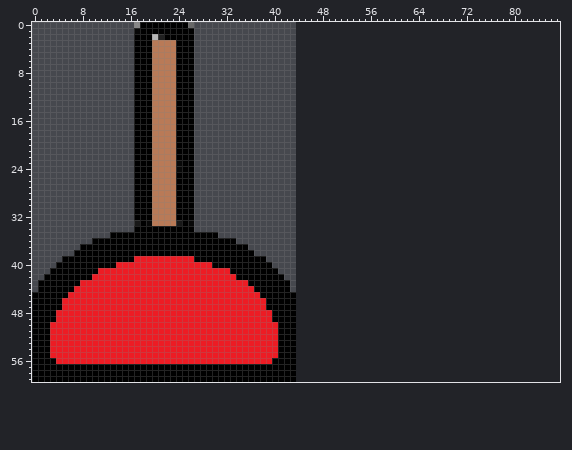
Two versions of one sprite sheet, crayondungeon/images/plunger.png. The picture above is the old version.
The file is 44x60 pixels. Colours within 5 levels of each other are drawn and written as one. The old version is drawn lined up with the new one, on the new canvas.
The result:
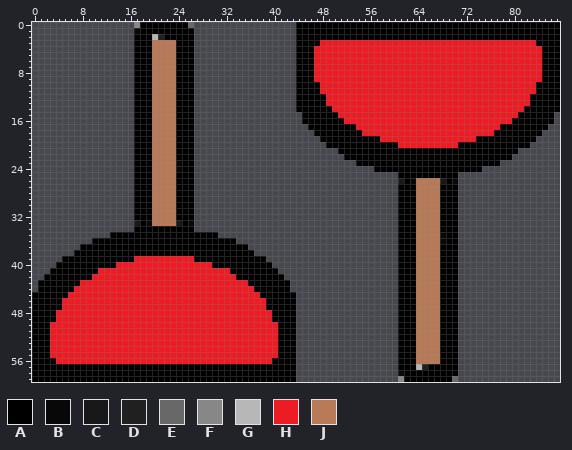
Palette (. is transparent): A #000000  B #080808  C #181818  D #202020  E #686868  F #878787  G #b7b7b7  H #ed1c24  J #b97a57
Edits made:
canvas 44x60 -> 88x60
y 0..2: x 44..87 ............................................ -> AAAAAAAAAAAAAAAAAAAAAAAAAAAAAAAAAAAAAAAAAAAA
y 3: x 44..87 ............................................ -> AAAAHHHHHHHHHHHHHHHHHHHHHHHHHHHHHHHHHHHHAAAA
y 4..9: x 44..87 ............................................ -> AAAHHHHHHHHHHHHHHHHHHHHHHHHHHHHHHHHHHHHHHAAA
y 10..11: x 44..87 ............................................ -> AAAAHHHHHHHHHHHHHHHHHHHHHHHHHHHHHHHHHHHHAAAA
y 12..13: x 44..87 ............................................ -> AAAAAHHHHHHHHHHHHHHHHHHHHHHHHHHHHHHHHHHAAAAA
y 14: x 44..87 ............................................ -> AAAAAAHHHHHHHHHHHHHHHHHHHHHHHHHHHHHHHHAAAAAA
y 15: x 45..86 .......................................... -> AAAAAAHHHHHHHHHHHHHHHHHHHHHHHHHHHHHHAAAAAA
y 16: x 45..86 .......................................... -> AAAAAAAHHHHHHHHHHHHHHHHHHHHHHHHHHHHAAAAAAA
y 17: x 46..85 ........................................ -> AAAAAAAAHHHHHHHHHHHHHHHHHHHHHHHHAAAAAAAA
y 18: x 47..84 ...................................... -> AAAAAAAAHHHHHHHHHHHHHHHHHHHHHHAAAAAAAA
y 19: x 48..83 .................................... -> AAAAAAAAAAHHHHHHHHHHHHHHHHAAAAAAAAAA
y 20: x 49..82 .................................. -> AAAAAAAAAAAAHHHHHHHHHHAAAAAAAAAAAA
y 21: x 51..80 .............................. -> AAAAAAAAAAAAAAAAAAAAAAAAAAAAAA
y 22: x 52..79 ............................ -> AAAAAAAAAAAAAAAAAAAAAAAAAAAA
y 23: x 54..77 ........................ -> AAAAAAAAAAAAAAAAAAAAAAAA
y 24: x 57..74 .................. -> AAAAAAAAAAAAAAAAAA
y 25: x 61..70 .......... -> AAAAAAAAAA
y 26: x 61..70 .......... -> CABJJJJCAB
y 27..34: x 61..70 .......... -> AAAJJJJAAA
y 35..36: x 61..70 .......... -> AAAJJJJBAA
y 37..56: x 61..70 .......... -> AAAJJJJAAA
y 57: x 61..70 .......... -> AAAGDAAAAA
y 58: x 61..70 .......... -> BAAAAAAAAA
y 59: x 61..70 .......... -> FAAAAAAAAE
